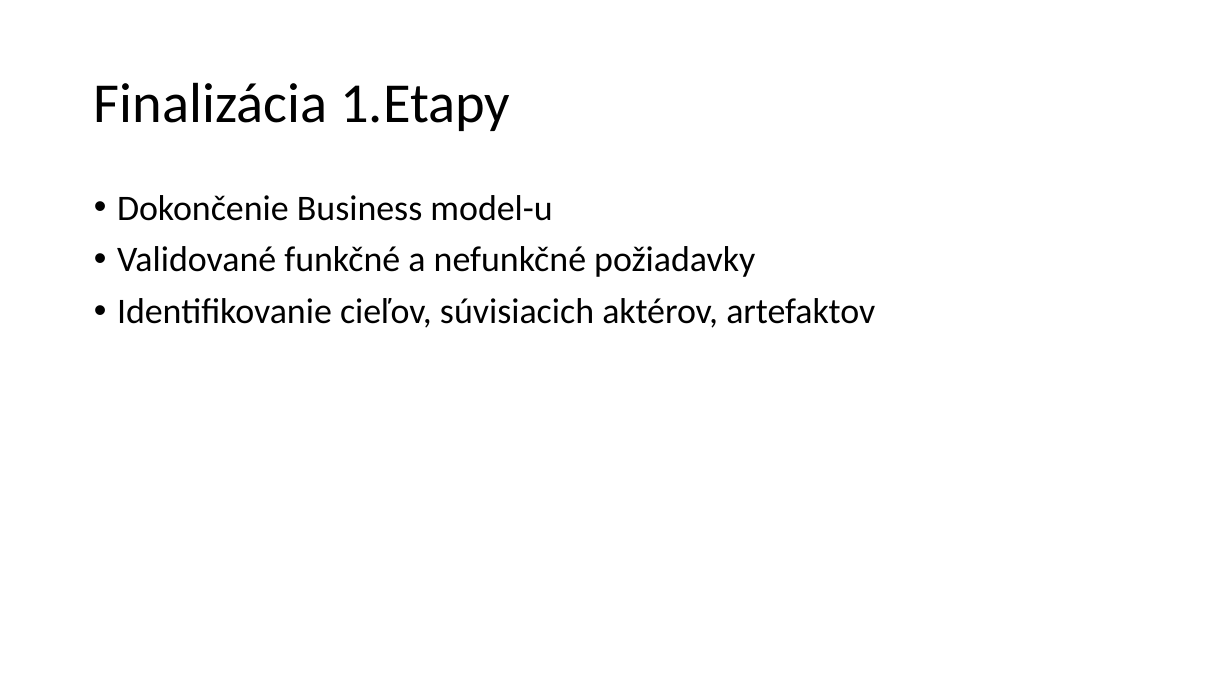
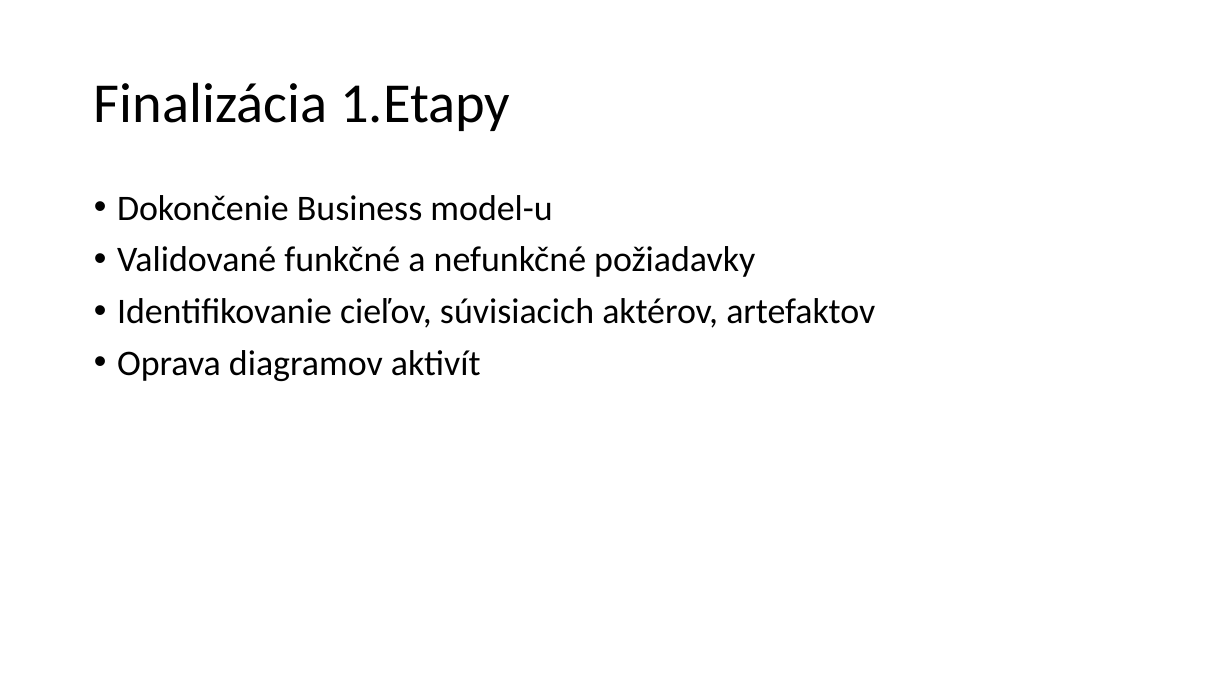
Before and after one commit to PavolGrofcik/PSI, a slide deck: slide 2 of Presentations/PPT 5.pptx. Drawn at 1232x693 pixels with LibreOffice and Linux fonts; fonts in the diff are those of the drawing. Boxes give left, top, right and bottom in pixels: in the first picture for what was removed or moved away, otherwise in the second. Text is boxed around its words. In the diff, an @@ line names an element or a change of style, - is before the commit and + after.

Commit message:
Upravený business diagram

```diff
--- a/Presentations/PPT 5.pptx
+++ b/Presentations/PPT 5.pptx
@@ text at [117, 350, 481, 381]: paragraph added @@
+• Oprava diagramov aktivít
```
Also in this commit, not shown: 2 slides added, 2 slides removed, 1 other file.
